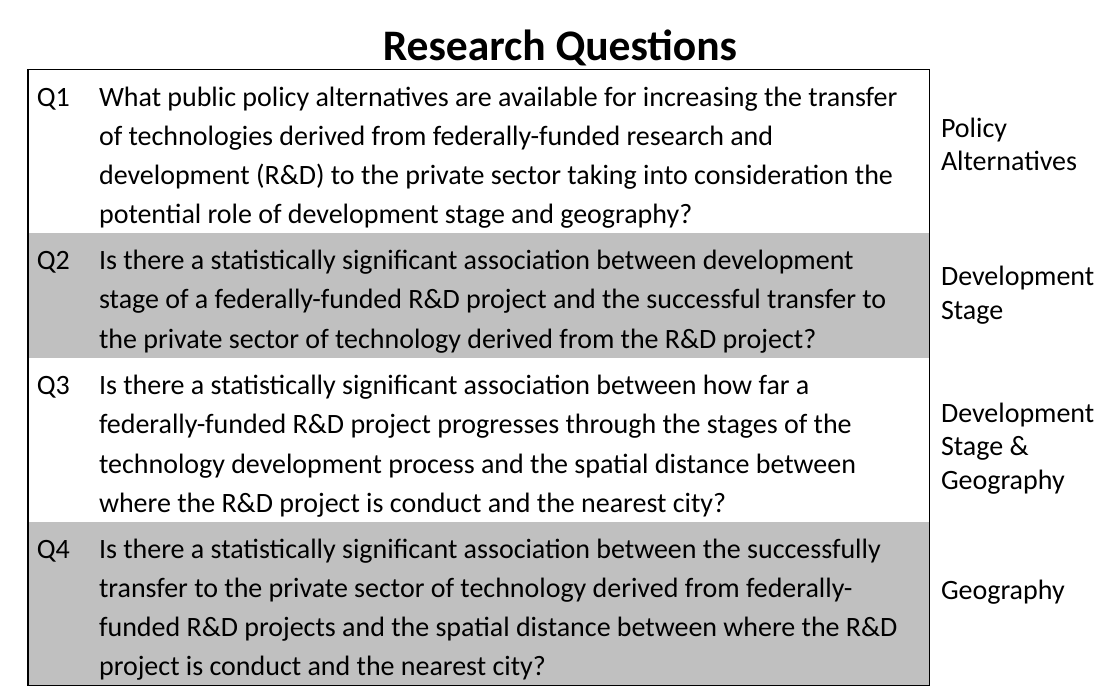
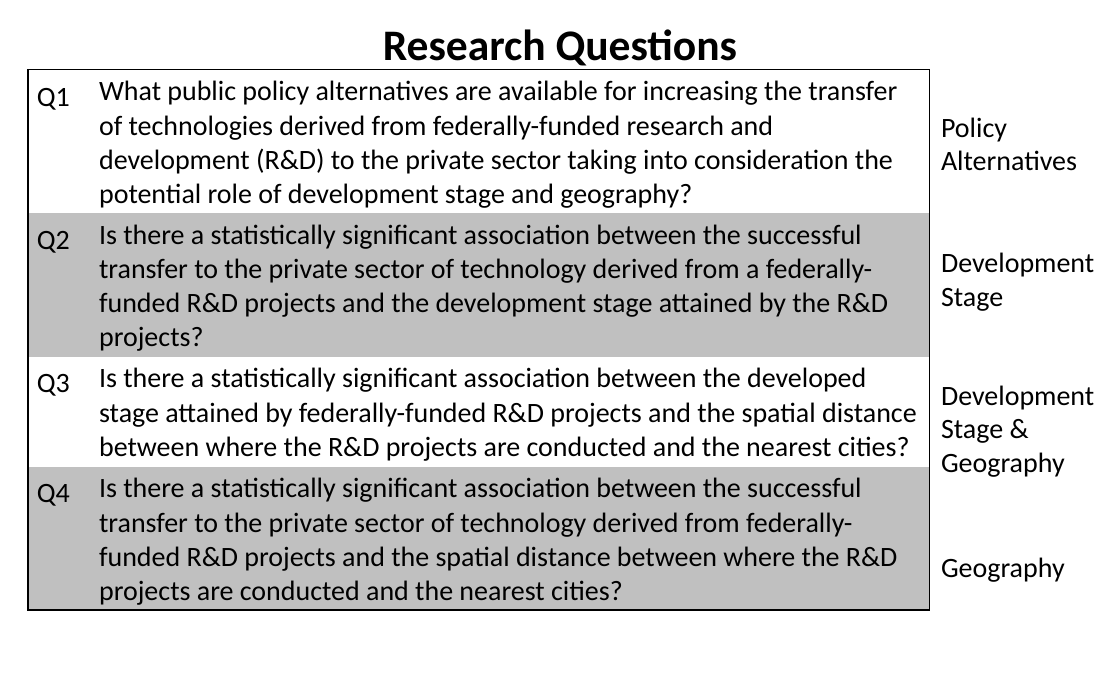
Before and after one commit to SLU-Courses-Townes/SOC5600, a slide deck: slide 15 of FinalProject/Presentation/Townes_SOC5600_FinalProject_Presentation.pptx (slide 13 before the commit). Drawn at 1120x700 pixels with LibreOffice and Linux fonts; fonts in the diff are those of the drawing. Boxes give left, top, right and bottom in pixels: in the first picture for what was removed or moved away, otherwise in the second. Text is boxed around its words. In the diff, an @@ line names an element or a change of style, - is before the commit and + after.

Commit message:
Complete draft of Final Project presentation

```diff
--- a/FinalProject/Presentation/Townes_SOC5600_FinalProject_Presentation.pptx
+++ b/FinalProject/Presentation/Townes_SOC5600_FinalProject_Presentation.pptx
@@ table at [28,69,930,643] @@
-row 2, column 2: Is there a statistically significant association between development stage of a federally-funded R&D project and the successful transfer to the private sector of technology derived from the R&D project?
+row 2, column 2: Is there a statistically significant association between the successful transfer to the private sector of technology derived from a federally-funded R&D projects and the development stage attained by the R&D projects?
-row 3, column 2: Is there a statistically significant association between how far a federally-funded R&D project progresses through the stages of the technology development process and the spatial distance between where the R&D project is conduct and the nearest city?
+row 3, column 2: Is there a statistically significant association between the developed stage attained by federally-funded R&D projects and the spatial distance between where the R&D projects are conducted and the nearest cities?
-row 4, column 2: Is there a statistically significant association between the successfully transfer to the private sector of technology derived from federally-funded R&D projects and the spatial distance between where the R&D project is conduct and the nearest city?
+row 4, column 2: Is there a statistically significant association between the successful transfer to the private sector of technology derived from federally-funded R&D projects and the spatial distance between where the R&D projects are conducted and the nearest cities?
@@ line spacing 1.15 to 1 @@
@@ text "Development Stage": place and size @@
-text "Development Stage" at [941,265,1094,324]
+text "Development Stage" at [941,252,1094,311]
@@ text "Development Stage & Geography": place and size @@
-text "Development Stage & Geography" at [941,402,1094,494]
+text "Development Stage & Geography" at [941,385,1094,477]
@@ text "Geography": place and size @@
-text "Geography" at [941,579,1065,604]
+text "Geography" at [941,557,1065,582]
```
Also in this commit, not shown: 15 other slides changed, 7 slides added, 1 slide removed.
